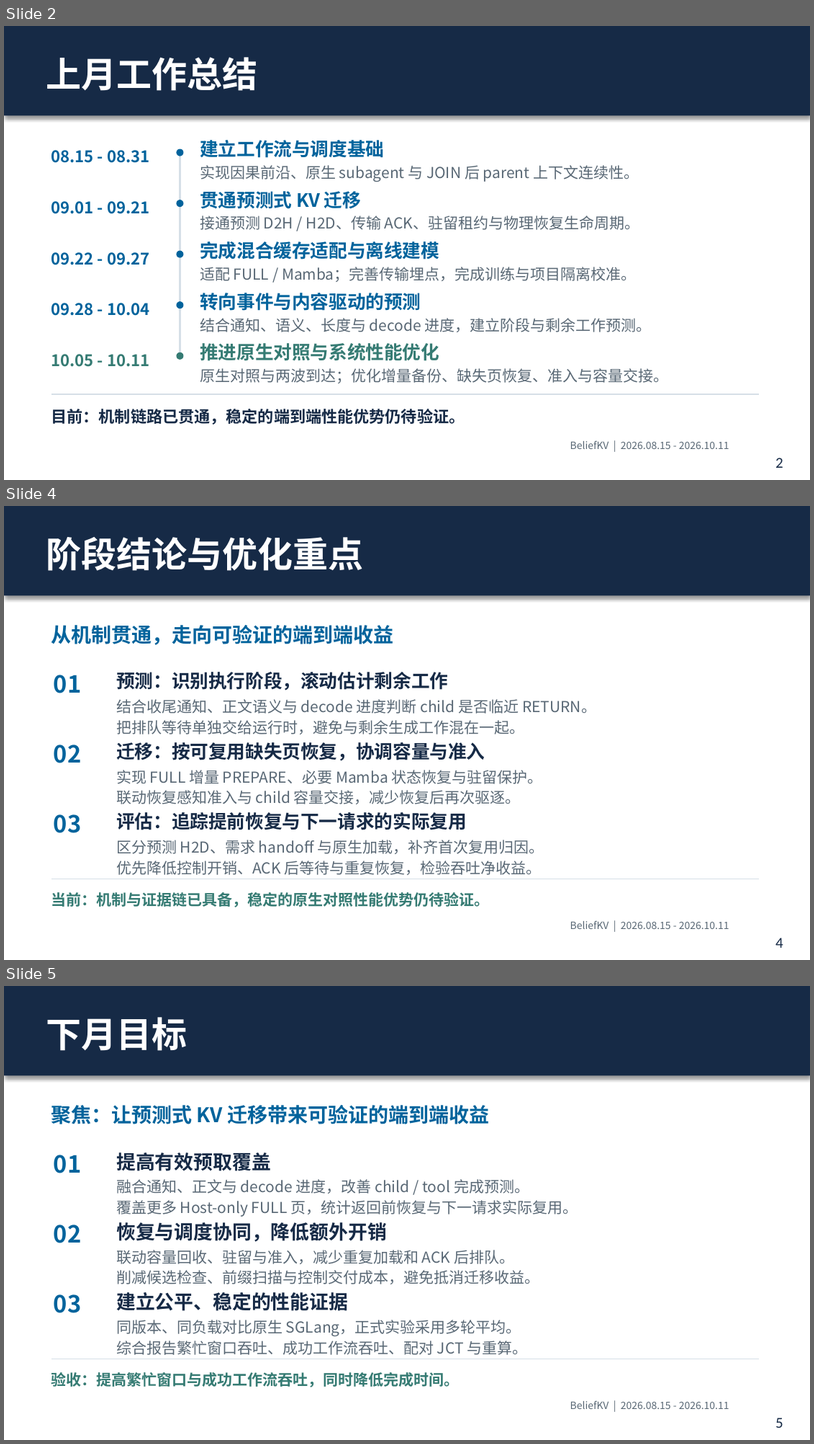
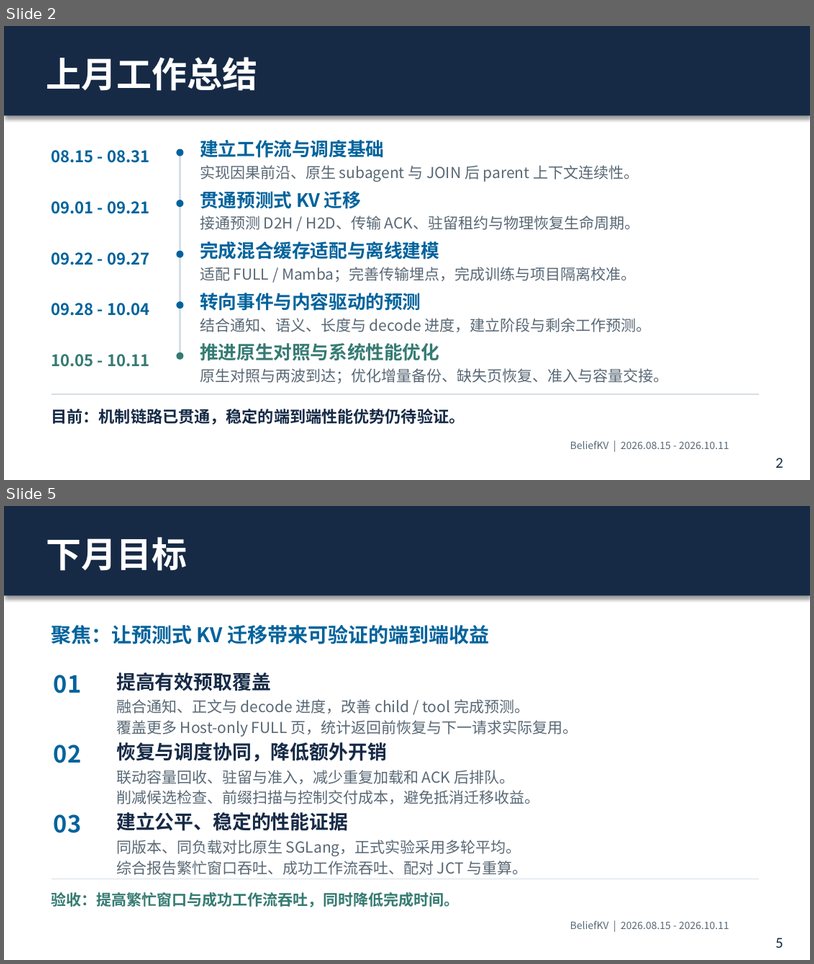
Before and after one commit to SJTU-DDST/BeliefKV, a slide deck: docs/reports/2026-10/BeliefKV_月度汇报_20261011.pptx. Shown one above the other, each under a label of ours: slides 2, 4 and 5 before the commit, slides 2 and 5 after it; the slides between them are not shown. The pictures are 814x1444 and 814x964 pixels, drawn with LibreOffice and Linux fonts; fonts in the diff are those of the drawing; background and template pictures are left out. Boxes give left, top, right and bottom in pixels: in the first picture for what was removed or moved away, otherwise in the second. Text is boxed around its words. In the diff, an @@ line names an element or a change of style, - is before the commit and + after.

```diff
--- a/docs/reports/2026-10/BeliefKV_月度汇报_20261011.pptx
+++ b/docs/reports/2026-10/BeliefKV_月度汇报_20261011.pptx
@@ slide 4 removed at bbox=[4, 506, 810, 960], background #FFFFFF; not listed: 2 template elements that a slide beside it also shows @@
@@ title removed at bbox=[46, 537, 363, 571] @@
-阶段结论与优化重点
@@ text removed at bbox=[51, 625, 394, 645] @@
-从机制贯通，走向可验证的端到端收益
@@ text removed at bbox=[54, 674, 81, 693] @@
-01
@@ text removed at bbox=[116, 672, 448, 690] @@
-预测：识别执行阶段，滚动估计剩余工作
@@ text removed at bbox=[116, 699, 597, 734] @@
-结合收尾通知、正文语义与 decode 进度判断 child 是否临近 RETURN。
-把排队等待单独交给运行时，避免与剩余生成工作混在一起。
@@ text removed at bbox=[116, 742, 485, 761] @@
-迁移：按可复用缺失页恢复，协调容量与准入
@@ text removed at bbox=[54, 744, 81, 763] @@
-02
@@ text removed at bbox=[116, 770, 543, 804] @@
-实现 FULL 增量 PREPARE、必要 Mamba 状态恢复与驻留保护。
-联动恢复感知准入与 child 容量交接，减少恢复后再次驱逐。
@@ text removed at bbox=[54, 814, 81, 833] @@
-03
@@ text removed at bbox=[116, 812, 467, 830] @@
-评估：追踪提前恢复与下一请求的实际复用
@@ text removed at bbox=[116, 839, 544, 875] @@
-区分预测 H2D、需求 handoff 与原生加载，补齐首次复用归因。
-优先降低控制开销、ACK 后等待与重复恢复，检验吞吐净收益。
@@ line removed from (52, 879) to (759, 879) @@
@@ text removed at bbox=[52, 892, 490, 907] @@
-当前：机制与证据链已具备，稳定的原生对照性能优势仍待验证。
@@ text removed at bbox=[571, 920, 730, 929] @@
-BeliefKV | 2026.08.15 - 2026.10.11
```
Also in this commit, not shown: 1 slide changed, 1 slide added, 4 other files.
